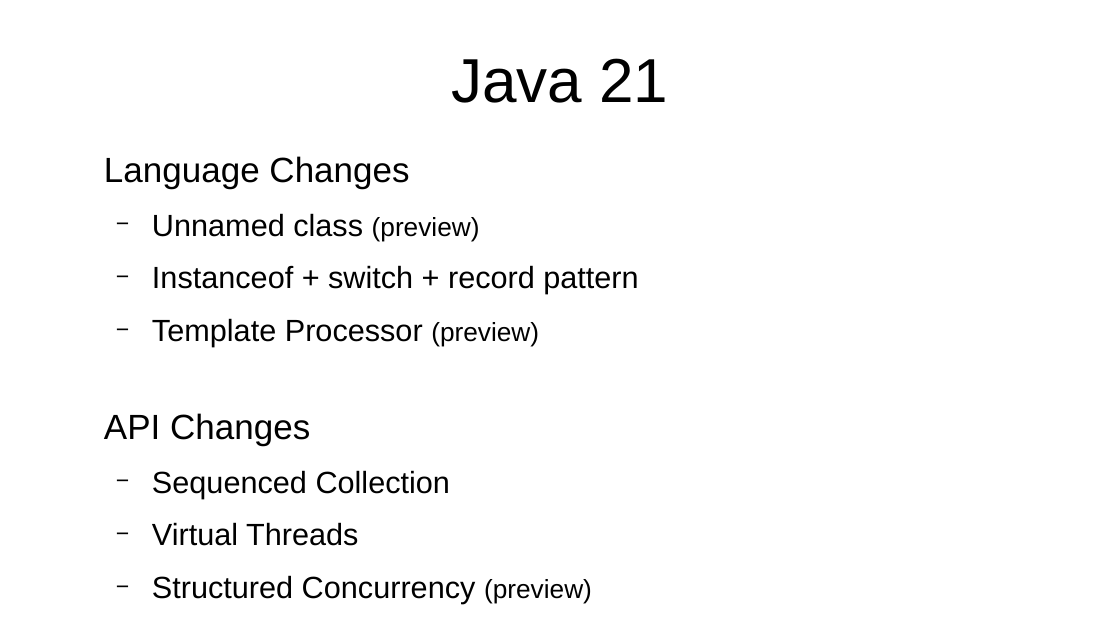
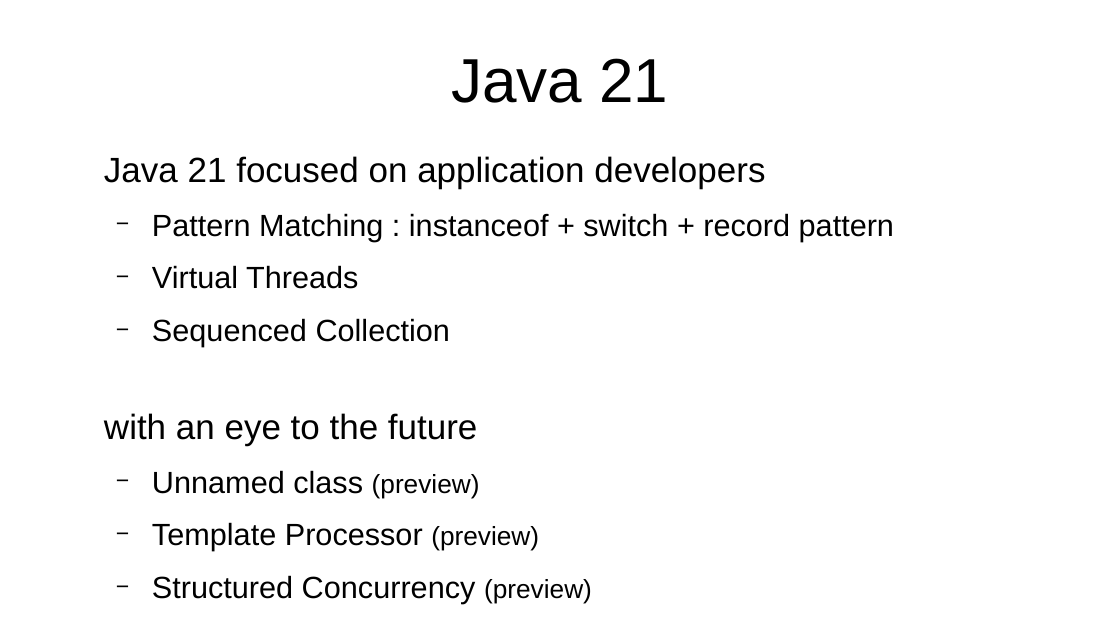
Before and after one commit to forax/java-21-demo, a slide deck: slide 52 of Java 21 add sparkle to your life.odp. Drawn at 1120x630 pixels with LibreOffice and Linux fonts; fonts in the diff are those of the drawing. Boxes give left, top, right and bottom in pixels: in the first picture for what was removed or moved away, otherwise in the second. Text is boxed around its words. In the diff, an @@ line names an element or a change of style, - is before the commit and + after.

```diff
--- a/Java 21 add sparkle to your life.odp
+++ b/Java 21 add sparkle to your life.odp
@@ text at <box>104,156,894,446</box>: text changed; size 24.8 to 21.7 pt @@
-Language Changes
+Java 21 focused on application developers
+  − Pattern Matching : instanceof + switch + record pattern
+  − Virtual Threads
+  − Sequenced Collection
+with an eye to the future
@@ text at <box>152,265,638,294</box>: paragraph removed @@
-  − Instanceof + switch + record pattern
@@ text at <box>104,413,450,546</box>: paragraphs removed @@
-API Changes
-  − Sequenced Collection
-  − Virtual Threads
```
Also in this commit, not shown: 1 other slide changed, 1 other file.
